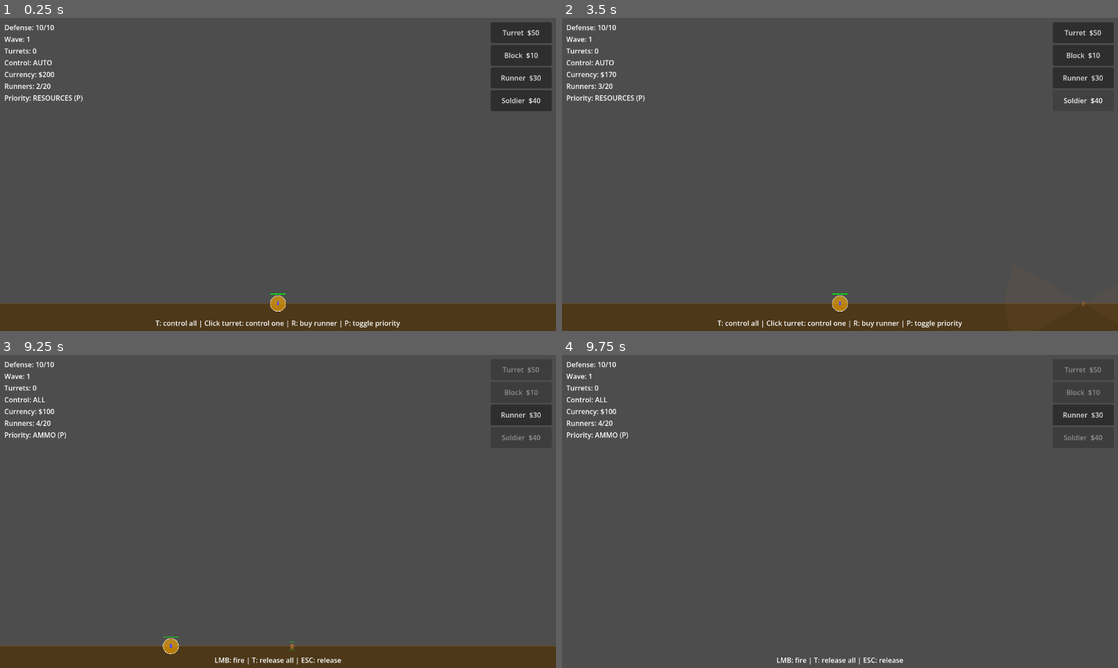
Above: before the commit, frames 1-4 (two rows, left to right).
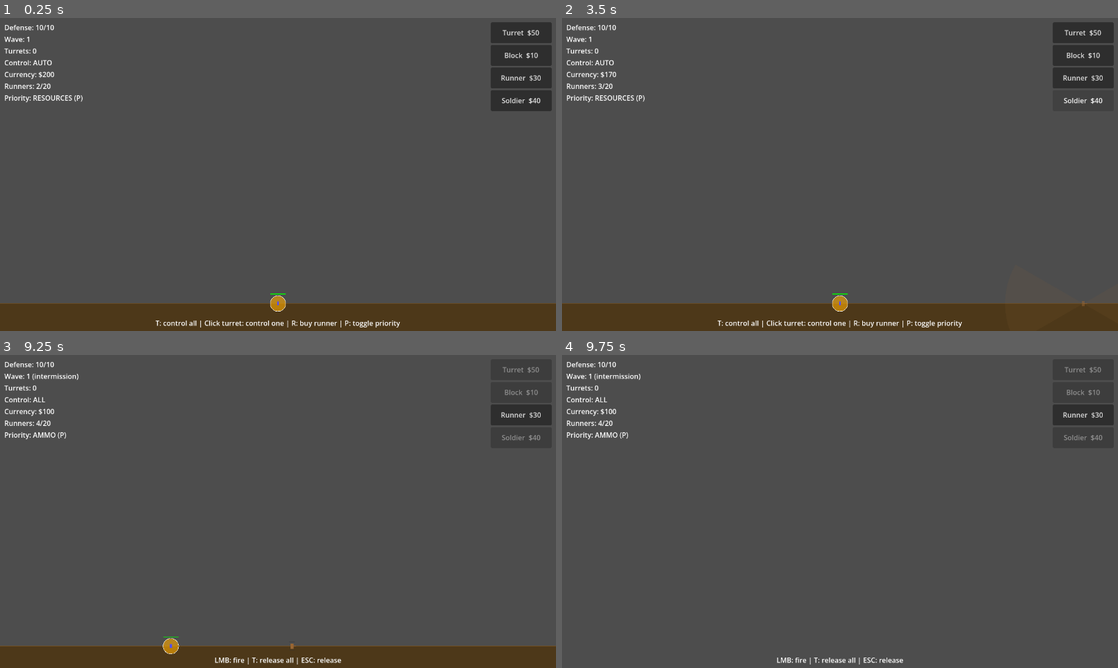
Above: after the commit, the same moments.

Repository: DeeGeeGames/project-mifune
Game: Godot game, scene res://scenes/main.tscn
Two runs of this game, one before a commit and one after it. Both use one fixed random seed, a clock stepped at 60 frames per second and the inputs below.
Inputs (mouse positions are in pixels of both pictures, inside the frame that each line leads up to):
- Up to frame 1 (0.25 s): no input
- Up to frame 2 (3.5 s): click "Turret $50" at 0.5 s; click "Block $10" at 1.25 s; click "Runner $30" at 2 s; click "Soldier $40" at 2.75 s
- Up to frame 3 (9.25 s): tap Enter at 3.5, 5.75, 7.25 s; move the mouse to (400, 495) at 3.52 s; press the mouse at (400, 495) at 3.53 s; hold D (pan_right) 3.53-4.28 s; move the mouse to (166, 527) at 4.27 s; release the mouse at (166, 527) at 4.28 s; hold S (pan_down) 4.28-5.03 s; tap R (buy_runner) at 4.35 s; click (166, 527) at 4.55 s; tap Space at 5, 6.5, 8 s; move the mouse to (333, 442) at 5.02 s; press the mouse at (333, 442) at 5.03 s; hold D (pan_right) 5.03-5.78 s; move the mouse to (250, 574) at 5.77 s; release the mouse at (250, 574) at 5.78 s; hold W (pan_up) 5.78-6.53 s; right-click (250, 574) at 5.85 s; click (250, 574) at 6.05 s; move the mouse to (444, 558) at 6.52 s; hold T (toggle_control) 6.53-7.28 s; hold A (pan_left) 6.53-8.03 s; click (444, 558) at 6.8 s; move the mouse to (111, 464) at 7.27 s; tap P (toggle_priority) at 7.35 s; click (111, 464) at 7.55 s; move the mouse to (305, 511) at 8.02 s; hold S (pan_down) 8.03-8.78 s; hold Mouse wheel up (zoom_in) 8.03-8.78 s; click (305, 511) at 8.3 s; move the mouse to (194, 433) at 8.77 s; hold D (pan_right) from 8.78 s (still down); tap Mouse wheel down (zoom_out) at 8.85 s; click (194, 433) at 9.05 s
- Up to frame 4 (9.75 s): move the mouse to (962, 495) at 9.52 s; release D (pan_right) at 9.53 s; press the mouse at (962, 495) at 9.53 s; hold W (pan_up) from 9.53 s (still down)

Frames 1-2 are identical in both runs. In frame 3, less than 0.1% of the frame differs, in the area x 5-54%, y 6-95%; in frame 4, less than 0.1%.
Error after the commit: Parse Error: Could not find type "TrackingArea" in the current scope. (res://scripts/entities/defender.gd:21)

Commit message:
reorg

Diff:
--- a/godot/resources/defaults/turret_default.tres
+++ b/godot/resources/defaults/turret_default.tres
@@ -4,7 +4,7 @@
 
 [resource]
 script = ExtResource("1")
-turret_range = 1200.0
+attack_range = 1200.0
 fire_rate = 12.0
 radius = 18.0
 barrel_length = 28.0
--- a/godot/scenes/entities/block.tscn
+++ b/godot/scenes/entities/block.tscn
@@ -4,6 +4,7 @@
 [ext_resource type="Resource" path="res://resources/defaults/block_default.tres" id="2"]
 
 [sub_resource type="RectangleShape2D" id="block_shape"]
+resource_local_to_scene = true
 size = Vector2(36, 36)
 
 [node name="Block" type="StaticBody2D"]
--- a/godot/scenes/entities/enemy.tscn
+++ b/godot/scenes/entities/enemy.tscn
@@ -1,12 +1,15 @@
-[gd_scene load_steps=5 format=3 uid="uid://enemy001"]
+[gd_scene load_steps=6 format=3 uid="uid://enemy001"]
 
 [ext_resource type="Script" path="res://scripts/entities/enemy.gd" id="1"]
 [ext_resource type="Resource" path="res://resources/defaults/enemy_default.tres" id="2"]
+[ext_resource type="Script" path="res://scripts/components/tracking_area.gd" id="3"]
 
 [sub_resource type="CircleShape2D" id="enemy_shape"]
+resource_local_to_scene = true
 radius = 12.0
 
 [sub_resource type="CircleShape2D" id="aggro_shape"]
+resource_local_to_scene = true
 radius = 120.0
 
 [node name="Enemy" type="CharacterBody2D"]
@@ -21,6 +24,7 @@
 [node name="AggroArea" type="Area2D" parent="."]
 collision_layer = 0
 collision_mask = 64
+script = ExtResource("3")
 
-[node name="AggroShape" type="CollisionShape2D" parent="AggroArea"]
+[node name="CollisionShape2D" type="CollisionShape2D" parent="AggroArea"]
 shape = SubResource("aggro_shape")
--- a/godot/scenes/entities/soldier.tscn
+++ b/godot/scenes/entities/soldier.tscn
@@ -1,9 +1,11 @@
-[gd_scene format=3 uid="uid://soldier001"]
+[gd_scene load_steps=4 format=3 uid="uid://soldier001"]
 
 [ext_resource type="Script" path="res://scripts/entities/soldier.gd" id="1"]
 [ext_resource type="Resource" path="res://resources/defaults/soldier_default.tres" id="2"]
+[ext_resource type="Script" path="res://scripts/components/tracking_area.gd" id="3"]
 
 [sub_resource type="CircleShape2D" id="range_shape"]
+resource_local_to_scene = true
 radius = 400.0
 
 [sub_resource type="CircleShape2D" id="hurt_shape"]
@@ -16,8 +18,9 @@
 [node name="RangeArea" type="Area2D" parent="."]
 collision_layer = 128
 collision_mask = 8
+script = ExtResource("3")
 
-[node name="RangeShape" type="CollisionShape2D" parent="RangeArea"]
+[node name="CollisionShape2D" type="CollisionShape2D" parent="RangeArea"]
 shape = SubResource("range_shape")
 
 [node name="HurtArea" type="Area2D" parent="."]
--- a/godot/scenes/entities/turret.tscn
+++ b/godot/scenes/entities/turret.tscn
@@ -1,12 +1,15 @@
-[gd_scene load_steps=5 format=3 uid="uid://turret001"]
+[gd_scene load_steps=6 format=3 uid="uid://turret001"]
 
 [ext_resource type="Script" path="res://scripts/entities/turret.gd" id="1"]
 [ext_resource type="Resource" path="res://resources/defaults/turret_default.tres" id="2"]
+[ext_resource type="Script" path="res://scripts/components/tracking_area.gd" id="3"]
 
 [sub_resource type="CircleShape2D" id="range_shape"]
+resource_local_to_scene = true
 radius = 1200.0
 
 [sub_resource type="CircleShape2D" id="click_shape"]
+resource_local_to_scene = true
 radius = 18.0
 
 [node name="Turret" type="Node2D"]
@@ -17,8 +20,9 @@
 collision_layer = 128
 collision_mask = 8
 input_pickable = false
+script = ExtResource("3")
 
-[node name="RangeShape" type="CollisionShape2D" parent="RangeArea"]
+[node name="CollisionShape2D" type="CollisionShape2D" parent="RangeArea"]
 shape = SubResource("range_shape")
 
 [node name="ClickArea" type="Area2D" parent="."]
--- a/godot/scenes/entities/walker.tscn
+++ b/godot/scenes/entities/walker.tscn
@@ -1,12 +1,15 @@
-[gd_scene format=3 uid="uid://walker001"]
+[gd_scene load_steps=4 format=3 uid="uid://walker001"]
 
 [ext_resource type="Script" path="res://scripts/entities/walker.gd" id="1"]
 [ext_resource type="Resource" path="res://resources/defaults/walker_default.tres" id="2"]
+[ext_resource type="Script" path="res://scripts/components/tracking_area.gd" id="3"]
 
 [sub_resource type="CircleShape2D" id="walker_shape"]
+resource_local_to_scene = true
 radius = 14.0
 
 [sub_resource type="CircleShape2D" id="aggro_shape"]
+resource_local_to_scene = true
 radius = 100.0
 
 [node name="Walker" type="CharacterBody2D"]
@@ -21,6 +24,7 @@
 [node name="AggroArea" type="Area2D" parent="."]
 collision_layer = 0
 collision_mask = 64
+script = ExtResource("3")
 
-[node name="AggroShape" type="CollisionShape2D" parent="AggroArea"]
+[node name="CollisionShape2D" type="CollisionShape2D" parent="AggroArea"]
 shape = SubResource("aggro_shape")
--- a/godot/scripts/autoload/game_manager.gd
+++ b/godot/scripts/autoload/game_manager.gd
@@ -22,6 +22,9 @@
 signal walker_region_spawn_requested(pos: Vector2, wave_number: int)
 signal bullet_spawn_requested(pos: Vector2, vel: Vector2)
 signal resource_drop_requested(pos: Vector2)
+signal turret_count_changed
+signal runner_count_changed
+signal soldier_count_changed
 
 # --- State ---
 var currency: int = Constants.STARTING_CURRENCY
--- a/godot/scripts/entities/block.gd
+++ b/godot/scripts/entities/block.gd
@@ -14,6 +14,7 @@
 	max_hp = config.hp
 	add_to_group("blocks")
 	block_id = get_instance_id()
+	($CollisionShape2D.shape as RectangleShape2D).size = Vector2(config.size, config.size)
 
 func initialize(pos: Vector2) -> void:
 	position = pos
--- a/godot/scripts/entities/defender.gd
+++ b/godot/scripts/entities/defender.gd
@@ -1,7 +1,8 @@
 extends Node2D
 # Shared base for stationary armed units (Turret, Soldier). Owns ammo, fire
-# cooldown, runner-claim API, in-range enemy cache, and the shared fire
-# routine. Bullet spawns go through GameManager.request_bullet_spawn.
+# cooldown, runner-claim API, and the shared fire routine. Enemy proximity
+# tracking is delegated to a TrackingArea child node ("RangeArea"). Bullet
+# spawns go through GameManager.request_bullet_spawn.
 # Subclasses set max_ammo / reload_threshold / fire_rate / barrel_length /
 # spread from their own config before calling super._ready().
 class_name Defender
@@ -14,11 +15,10 @@
 
 var ammo: int = 0
 var can_fire: bool = true
-var enemies_in_range: Array[EnemyBase] = []
 var claimed_by_runner: Node2D = null
 var _prev_ammo: int = 0
 
-@onready var range_area: Area2D = $RangeArea
+@onready var range_area: TrackingArea = $RangeArea
 @onready var fire_timer: Timer = $FireTimer
 
 # --- Lifecycle ---
@@ -28,8 +28,6 @@
 	fire_timer.wait_time = 1.0 / fire_rate
 	fire_timer.one_shot = true
 	fire_timer.timeout.connect(_on_fire_timer_timeout)
-	range_area.body_entered.connect(_on_range_body_entered)
-	range_area.body_exited.connect(_on_range_body_exited)
 	tree_exiting.connect(_on_tree_exiting)
 	if needs_ammo():
 		JobBoard.mark_needs_ammo(self)
@@ -74,19 +72,5 @@
 	var bullet_vel: Vector2 = Vector2.from_angle(spread_angle) * Constants.BULLET_SPEED
 	GameManager.request_bullet_spawn(barrel_tip, bullet_vel)
 
-# --- Range tracking ---
-func _on_range_body_entered(body: Node2D) -> void:
-	if body is EnemyBase:
-		enemies_in_range.append(body)
-		# body_exited may not fire on queue_free, so listen for tree_exiting too.
-		body.tree_exiting.connect(_on_tracked_enemy_exiting.bind(body), CONNECT_ONE_SHOT)
-
-func _on_range_body_exited(body: Node2D) -> void:
-	if body is EnemyBase:
-		enemies_in_range.erase(body)
-
-func _on_tracked_enemy_exiting(body: EnemyBase) -> void:
-	enemies_in_range.erase(body)
-
 func _on_fire_timer_timeout() -> void:
 	can_fire = true
--- a/godot/scripts/entities/enemy.gd
+++ b/godot/scripts/entities/enemy.gd
@@ -10,9 +10,10 @@
 
 func _ready() -> void:
 	hp_max = config.hp
-	aggro_range = config.aggro_range
 	super._ready()
 	speed = config.speed
+	($CollisionShape2D.shape as CircleShape2D).radius = config.radius
+	aggro_area.tracking_range = config.aggro_range
 
 func initialize(pos: Vector2, momentum: Vector2) -> void:
 	position = pos
--- a/godot/scripts/entities/enemy_base.gd
+++ b/godot/scripts/entities/enemy_base.gd
@@ -1,17 +1,16 @@
 extends CharacterBody2D
-# Shared base for hostile entities (Enemy, Walker). Owns hp, runner aggro
-# tracking, damage/death API, and the find-nearest-runner targeting helper.
-# Subclasses set hp_max / aggro_range from their own config before calling
-# super._ready(), and override get_velocity_for_targeting() to report the
-# velocity turrets should lead against.
+# Shared base for hostile entities (Enemy, Walker). Owns hp, damage/death API,
+# and the find-nearest-runner targeting helper. Runner proximity tracking is
+# delegated to a TrackingArea child node ("AggroArea").
+# Subclasses set hp_max from their own config before calling super._ready(),
+# and override get_velocity_for_targeting() to report the velocity turrets
+# should lead against.
 class_name EnemyBase
 
 var hp: int = 0
 var hp_max: int = 0
-var aggro_range: float = 0.0
-var runners_in_range: Array[Runner] = []
 
-@onready var aggro_area: Area2D = $AggroArea
+@onready var aggro_area: TrackingArea = $AggroArea
 
 # --- Subclass overrides ---
 func get_velocity_for_targeting() -> Vector2:
@@ -21,8 +20,6 @@
 func _ready() -> void:
 	hp = hp_max
 	add_to_group("enemies")
-	aggro_area.body_entered.connect(_on_aggro_body_entered)
-	aggro_area.body_exited.connect(_on_aggro_body_exited)
 
 func get_hp() -> int:
 	return hp
@@ -39,28 +36,8 @@
 		GameManager.request_resource_drop(global_position)
 	queue_free()
 
-# --- Runner aggro tracking ---
-func _on_aggro_body_entered(body: Node2D) -> void:
-	if body is Runner:
-		runners_in_range.append(body)
-		# body_exited may not fire on queue_free, so listen for tree_exiting too.
-		body.tree_exiting.connect(_on_tracked_runner_exiting.bind(body), CONNECT_ONE_SHOT)
-
-func _on_aggro_body_exited(body: Node2D) -> void:
-	if body is Runner:
-		runners_in_range.erase(body)
-
-func _on_tracked_runner_exiting(body: Runner) -> void:
-	runners_in_range.erase(body)
-
 func find_nearest_runner_or_base() -> Vector2:
-	var nearest_dist: float = aggro_range
-	var nearest_pos: Vector2 = Constants.TARGET_POS
-
-	for runner: Runner in runners_in_range:
-		var dist: float = global_position.distance_to(runner.global_position)
-		if dist < nearest_dist:
-			nearest_dist = dist
-			nearest_pos = runner.global_position
-
-	return nearest_pos
+	var nearest: Node2D = aggro_area.get_nearest(global_position)
+	if nearest != null:
+		return nearest.global_position
+	return Constants.TARGET_POS
--- a/godot/scripts/entities/runner.gd
+++ b/godot/scripts/entities/runner.gd
@@ -17,6 +17,8 @@
 	speed = config.speed
 	add_to_group("runners")
 	hurt_area.body_entered.connect(_on_hurt_area_body_entered)
+	tree_exiting.connect(GameManager.runner_count_changed.emit)
+	GameManager.runner_count_changed.emit()
 
 func die() -> void:
 	_release_claims()
--- a/godot/scripts/entities/soldier.gd
+++ b/godot/scripts/entities/soldier.gd
@@ -22,7 +22,10 @@
 	hp = config.hp
 	_prev_hp = hp
 	add_to_group("soldiers")
+	range_area.tracking_range = config.attack_range
 	hurt_area.body_entered.connect(_on_hurt_area_body_entered)
+	tree_exiting.connect(GameManager.soldier_count_changed.emit)
+	GameManager.soldier_count_changed.emit()
 
 func initialize(pos: Vector2, facing: float) -> void:
 	position = pos
@@ -64,7 +67,7 @@
 	var nearest_dist: float = config.attack_range
 	var nearest_arc_center: float = default_facing
 
-	for enemy: EnemyBase in enemies_in_range:
+	for enemy: EnemyBase in range_area.bodies_in_range:
 		var angle: float = Targeting.aim_angle(global_position, enemy.global_position)
 		var enemy_arc_center: float
 		if Targeting.is_angle_in_arc(angle, default_facing, arc_width):
--- a/godot/scripts/entities/turret.gd
+++ b/godot/scripts/entities/turret.gd
@@ -23,7 +23,11 @@
 	spread = config.spread
 	super._ready()
 	add_to_group("turrets")
+	range_area.tracking_range = config.attack_range
+	($ClickArea/ClickShape.shape as CircleShape2D).radius = config.radius
 	click_area.input_event.connect(_on_click_area_input)
+	tree_exiting.connect(GameManager.turret_count_changed.emit)
+	GameManager.turret_count_changed.emit()
 
 func initialize(pos: Vector2, p_arc_center: float, p_arc_width: float, p_arc_range_center: float, p_arc_range_width: float, p_parent_block_id: int = -1) -> void:
 	position = pos
@@ -99,9 +103,9 @@
 
 func _find_nearest_enemy_in_arc() -> EnemyBase:
 	var nearest: EnemyBase = null
-	var nearest_dist: float = config.turret_range
+	var nearest_dist: float = config.attack_range
 
-	for enemy: EnemyBase in enemies_in_range:
+	for enemy: EnemyBase in range_area.bodies_in_range:
 		var angle: float = Targeting.aim_angle(global_position, enemy.global_position)
 		if not Targeting.is_angle_in_arc(angle, arc_center, arc_width):
 			continue
@@ -124,5 +128,5 @@
 	DrawUtils.draw_bar(self, 0.0, config.radius + 4.0, config.radius * 2.0, 3.0, ratio, ammo_color)
 
 	if is_controlled_cache:
-		draw_arc(Vector2.ZERO, config.turret_range, 0, TAU, 64, Color(0.0, 1.0, 1.0, 0.15), 1.0)
-		DrawUtils.draw_arc_wedge(self, Vector2.ZERO, config.turret_range, arc_center, arc_width, Color(0.0, 1.0, 1.0, 0.1), 16)
+		draw_arc(Vector2.ZERO, config.attack_range, 0, TAU, 64, Color(0.0, 1.0, 1.0, 0.15), 1.0)
+		DrawUtils.draw_arc_wedge(self, Vector2.ZERO, config.attack_range, arc_center, arc_width, Color(0.0, 1.0, 1.0, 0.1), 16)
--- a/godot/scripts/entities/walker.gd
+++ b/godot/scripts/entities/walker.gd
@@ -8,9 +8,10 @@
 
 func _ready() -> void:
 	hp_max = config.hp
-	aggro_range = config.aggro_range
 	super._ready()
 	speed = config.speed
+	($CollisionShape2D.shape as CircleShape2D).radius = config.radius
+	aggro_area.tracking_range = config.aggro_range
 
 func initialize(pos: Vector2) -> void:
 	position = pos
--- a/godot/scripts/hud/build_menu.gd
+++ b/godot/scripts/hud/build_menu.gd
@@ -13,8 +13,9 @@
 	GameManager.currency_changed.connect(func(_v: int) -> void: _update_button_states())
 	GameManager.control_mode_changed.connect(func(_v: GameManagerClass.ControlMode) -> void: _update_button_states())
 	GameManager.placement_state_changed.connect(func(_v: GameManagerClass.PlacementState) -> void: _update_button_states())
-	get_tree().node_added.connect(func(_n: Node) -> void: _update_button_states.call_deferred())
-	get_tree().node_removed.connect(func(_n: Node) -> void: _update_button_states.call_deferred())
+	GameManager.turret_count_changed.connect(func() -> void: _update_button_states.call_deferred())
+	GameManager.runner_count_changed.connect(func() -> void: _update_button_states.call_deferred())
+	GameManager.soldier_count_changed.connect(func() -> void: _update_button_states.call_deferred())
 	_update_button_states()
 
 func _update_button_states() -> void:
--- a/godot/scripts/hud/hud.gd
+++ b/godot/scripts/hud/hud.gd
@@ -21,8 +21,8 @@
 	GameManager.control_mode_changed.connect(_on_control_mode_changed)
 	GameManager.placement_state_changed.connect(_on_placement_state_changed)
 	GameManager.runner_priority_changed.connect(_on_runner_priority_changed)
-	get_tree().node_added.connect(_on_tree_changed)
-	get_tree().node_removed.connect(_on_tree_changed)
+	GameManager.turret_count_changed.connect(_on_turret_count_changed)
+	GameManager.runner_count_changed.connect(_on_runner_count_changed)
 
 	game_over_overlay.visible = false
 	_update_all()
@@ -56,8 +56,10 @@
 func _on_runner_priority_changed(_priority: GameManagerClass.RunnerPriority) -> void:
 	_update_priority_label()
 
-func _on_tree_changed(_node: Node) -> void:
+func _on_turret_count_changed() -> void:
 	_update_turret_count.call_deferred()
+
+func _on_runner_count_changed() -> void:
 	_update_runner_count.call_deferred()
 
 func _update_defense_label() -> void:
--- a/godot/scripts/resources/turret_config.gd
+++ b/godot/scripts/resources/turret_config.gd
@@ -1,7 +1,7 @@
 extends Resource
 class_name TurretConfig
 
-@export var turret_range: float = 1200.0
+@export var attack_range: float = 1200.0
 @export var fire_rate: float = 12.0
 @export var radius: float = 18.0
 @export var barrel_length: float = 28.0
Not shown, changed: godot/CLAUDE.md
